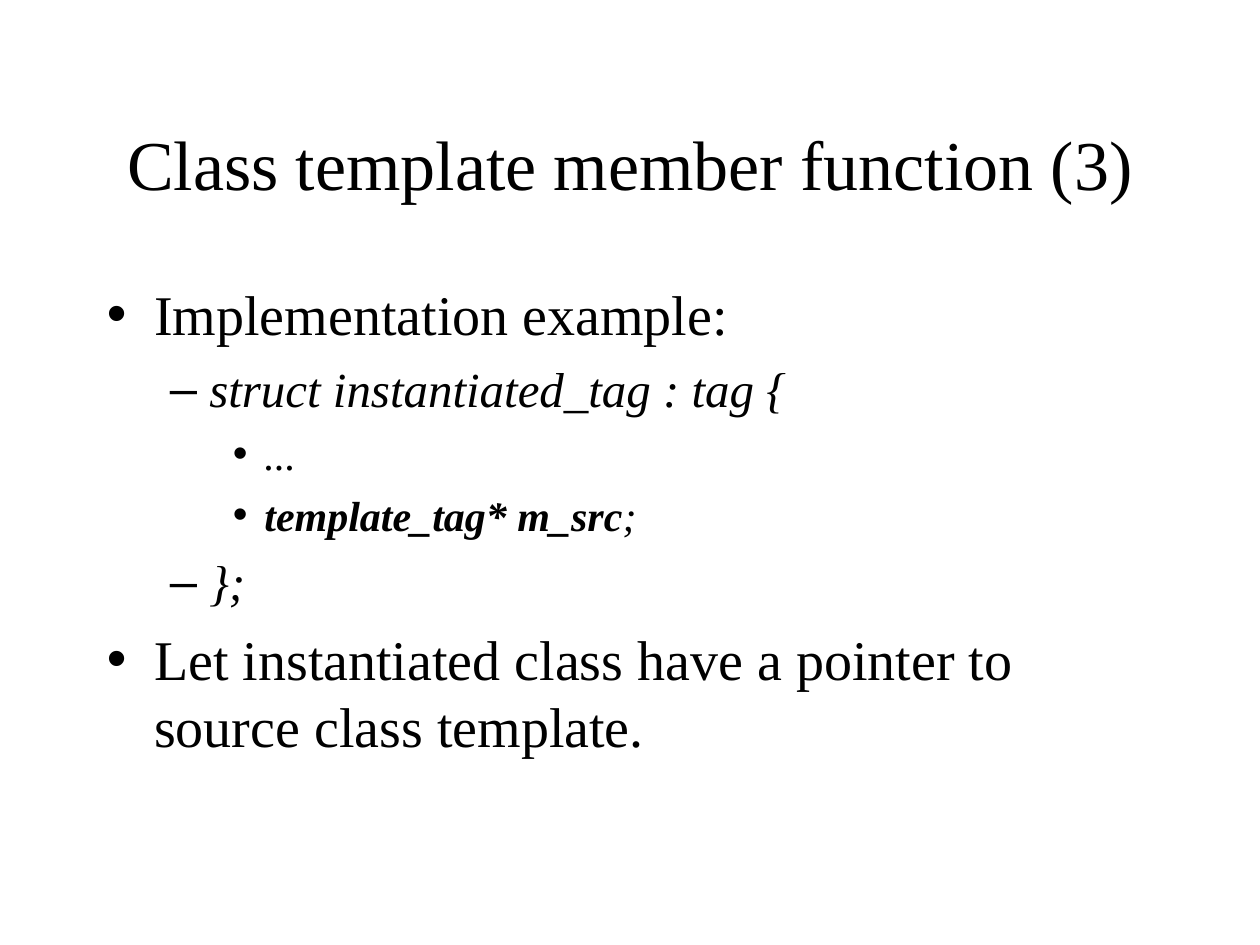
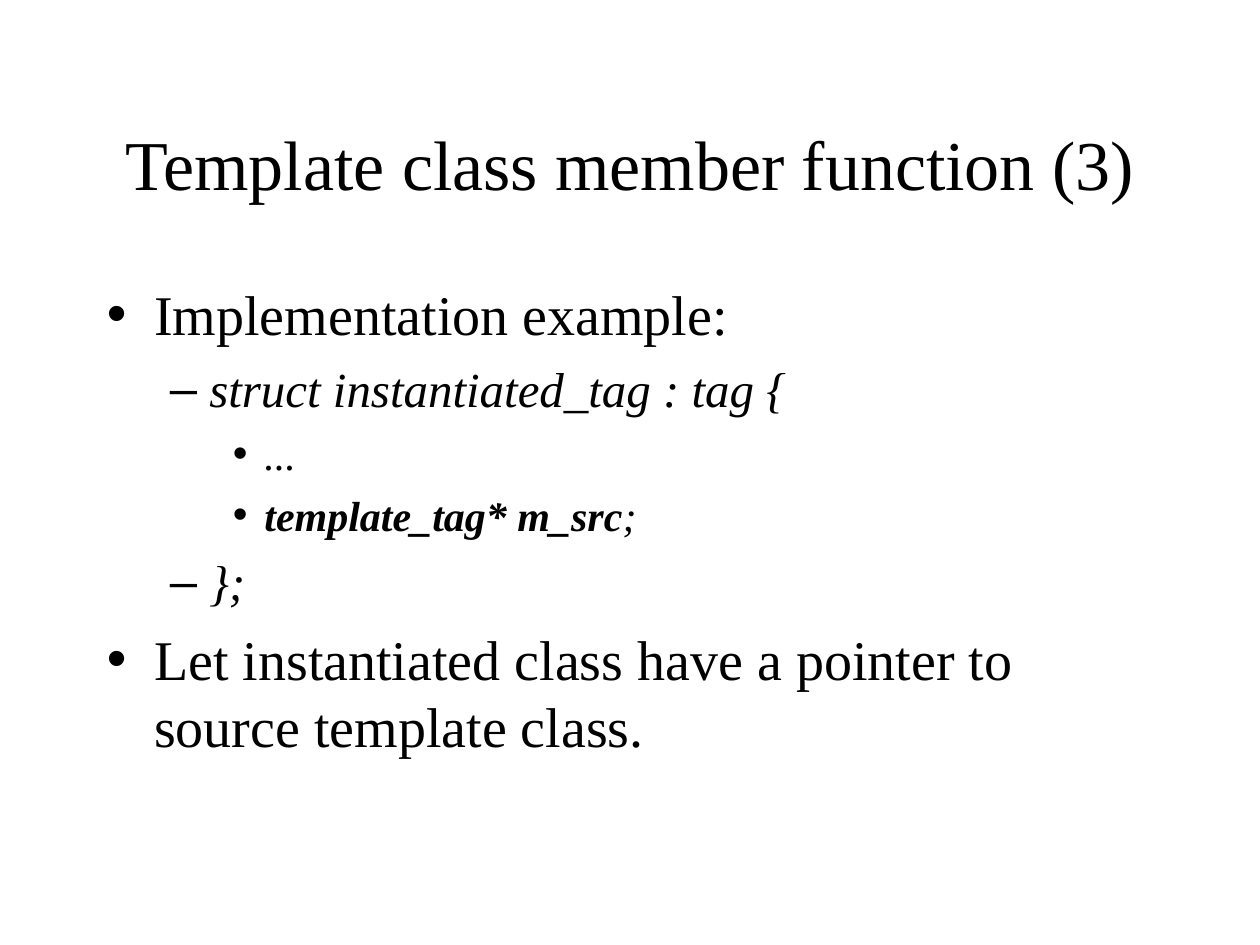
Before and after one commit to KeiHasegawa/cxx_doc, a slide deck: slide 8 of 14_template_parse_e.ppt. Drawn at 1260x945 pixels with LibreOffice and Linux fonts; fonts in the diff are those of the drawing. Boxes give left, top, right and bottom in pixels: in the first picture for what was removed or moved away, otherwise in the second. Text is boxed around its words. In the diff, an @@ line names an element or a change of style, - is before the commit and + after.

```diff
--- a/14_template_parse_e.ppt
+++ b/14_template_parse_e.ppt
@@ title at [126, 140, 1134, 203]: text changed @@
-Class template member function (3)
+Template class member function (3)
@@ text at [154, 641, 1013, 758]: text changed @@
-• Let instantiated class have a pointer to source class template.
+• Let instantiated class have a pointer to source template class.
```
Also in this commit, not shown: 3 other slides changed, 3 other files.
